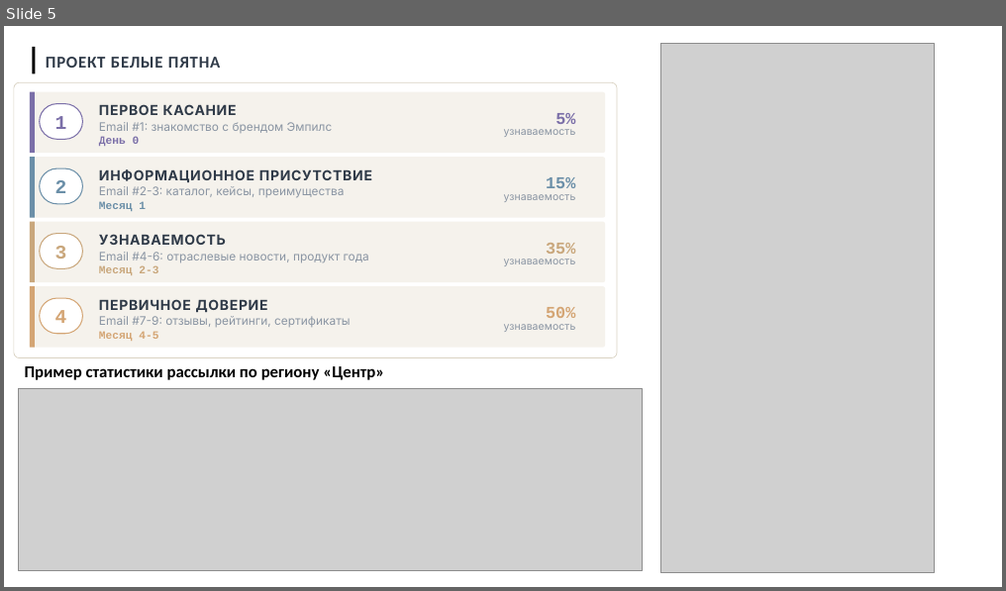
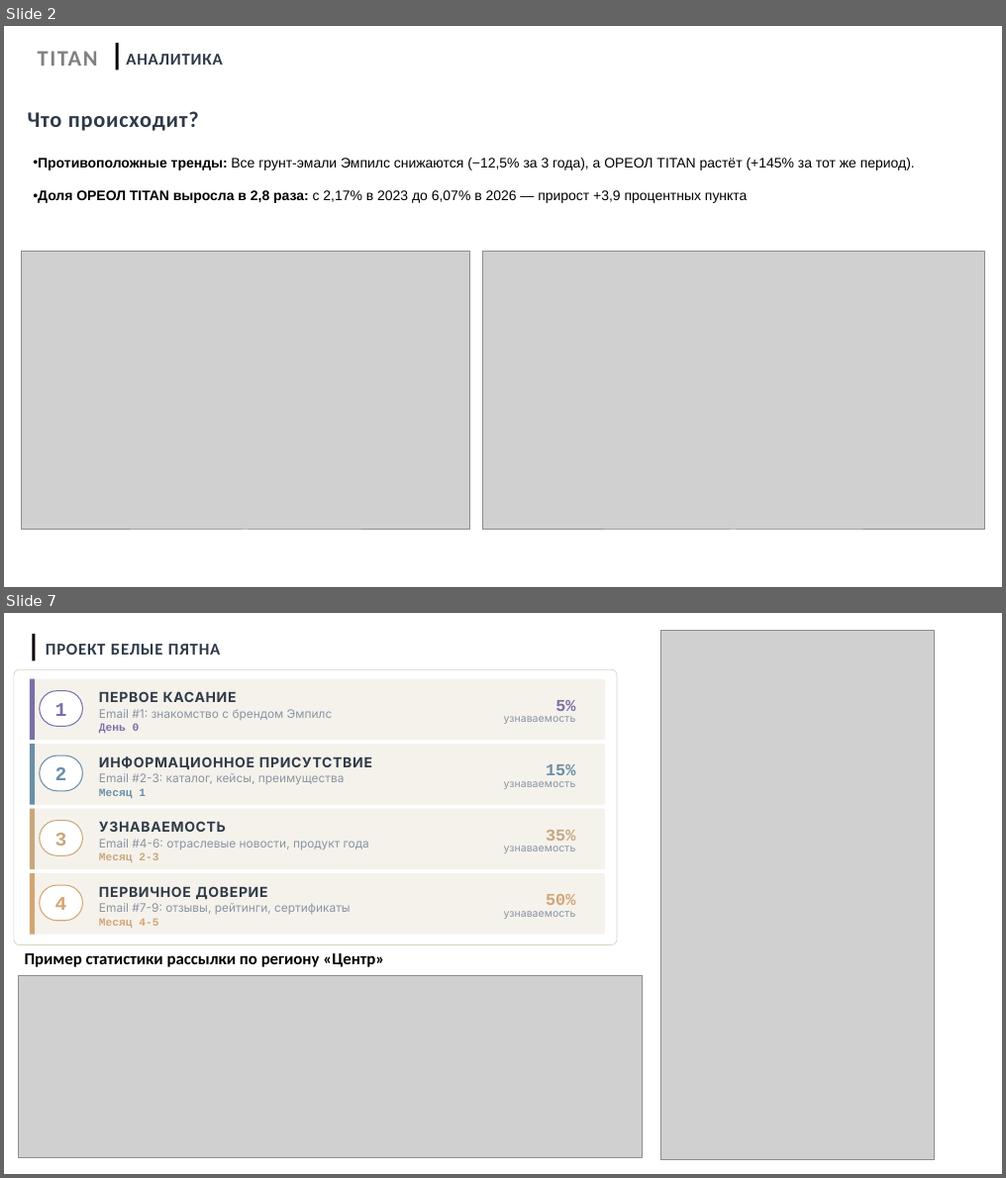
Before and after one commit to Iverson76newcomer/radar-empils, a slide deck: upload/Презентация_для_ГД_final.pptx. Shown one above the other, each under a label of ours: slide 5 before the commit, slides 2 and 7 after it; the slides between them are not shown. The pictures are 1006x591 and 1006x1178 pixels, drawn with LibreOffice and Linux fonts; fonts in the diff are those of the drawing; grey boxes stand for pictures. Boxes give left, top, right and bottom in pixels: in the first picture for what was removed or moved away, otherwise in the second. Text is boxed around its words. In the diff, an @@ line names an element or a change of style, - is before the commit and + after.

```diff
--- a/upload/Презентация_для_ГД_final.pptx
+++ b/upload/Презентация_для_ГД_final.pptx
@@ slide 2 added at [4, 26, 1002, 587], background #FFFFFF @@
@@ text added at [38, 51, 98, 66], 16 pt, text #808080, bold @@
+TITAN
@@ rectangle added at [116, 43, 119, 70], fill #000000 @@
@@ text added at [126, 54, 223, 65], 12 pt, text #2F3A48, bold @@
+АНАЛИТИКА
@@ text added at [28, 111, 199, 131], 16 pt, text #2F3A48, bold @@
+Что происходит?
@@ text added at [38, 158, 915, 203], 10 pt, text #000000 @@
+• Противоположные тренды: Все грунт-эмали Эмпилс снижаются (−12,5% за 3 года), а ОРЕОЛ TITAN растёт (+145% за тот же период).
+• Доля ОРЕОЛ TITAN выросла в 2,8 раза: с 2,17% в 2023 до 6,07% в 2026 — прирост +3,9 процентных пункта
@@ picture added at [21, 252, 470, 530] @@
@@ picture added at [482, 252, 985, 530] @@
@@ what was slide 5 is now slide 7 @@
```
Also in this commit, not shown: 8 slides changed, 2 other slides added, 1 slide removed, 11 other files.
